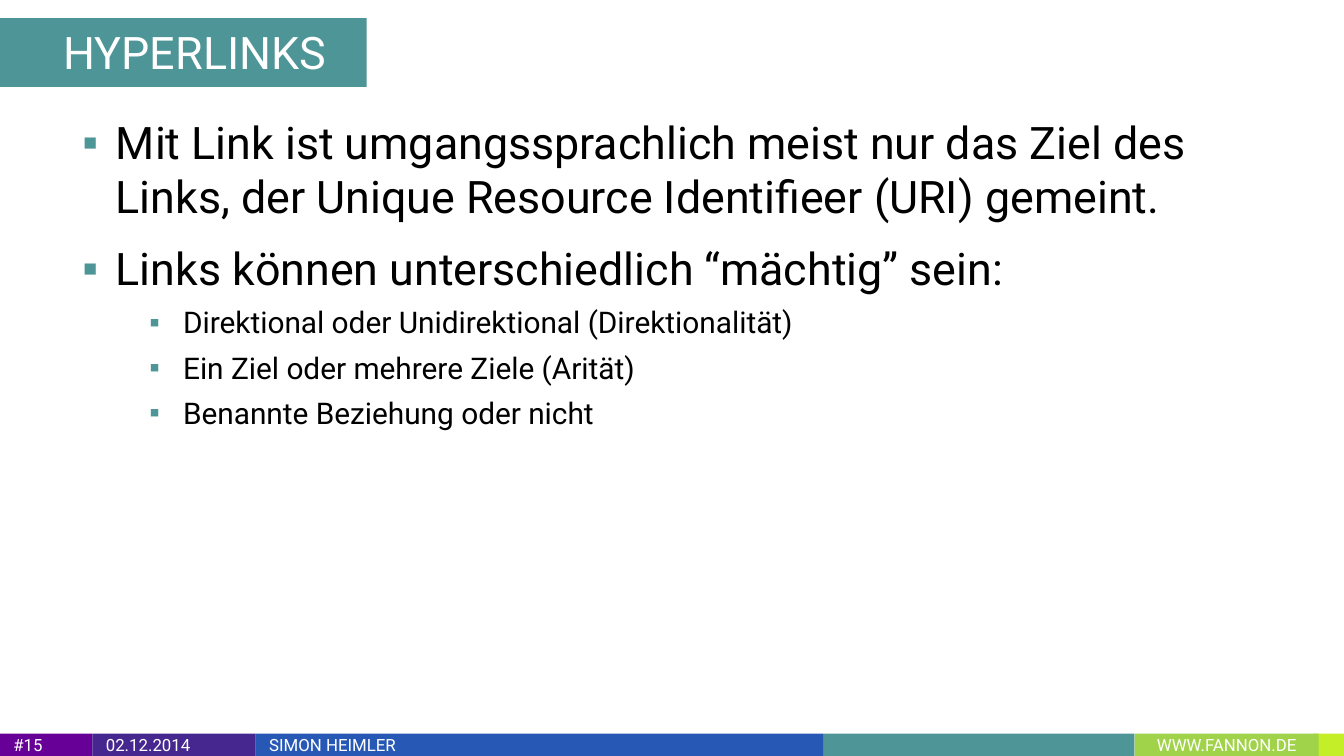
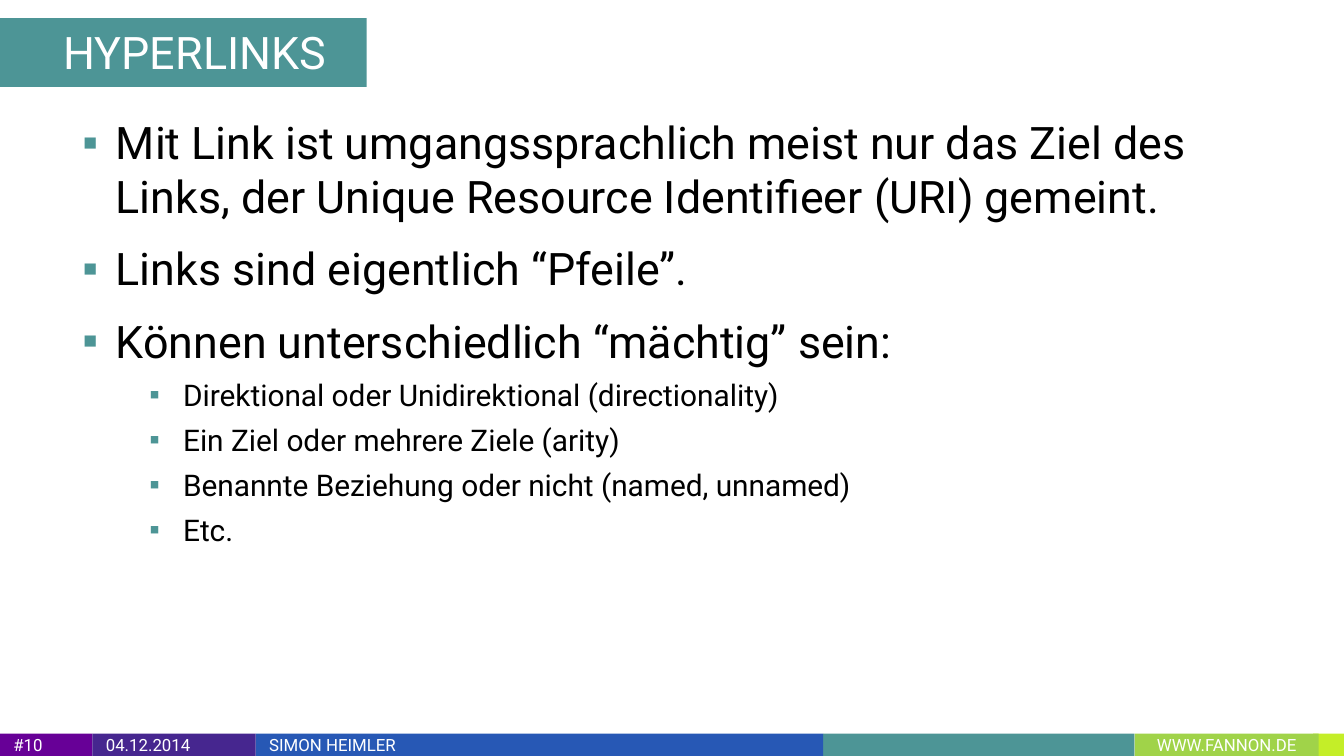
Before and after one commit to Fannon/SemanticWebParadigmen, a slide deck: slide 10 of Semantic Web Paradigmen PPT.pptx (slide 15 before the commit). Drawn at 1344x756 pixels with LibreOffice and Linux fonts; fonts in the diff are those of the drawing. Boxes give left, top, right and bottom in pixels: in the first picture for what was removed or moved away, otherwise in the second. Text is boxed around its words. In the diff, an @@ line names an element or a change of style, - is before the commit and + after.

```diff
--- a/Semantic Web Paradigmen PPT.pptx
+++ b/Semantic Web Paradigmen PPT.pptx
@@ text at (116,251,891,542): text changed @@
-▪ Links können unterschiedlich “mächtig” sein:
-  ▪ Direktional oder Unidirektional (Direktionalität)
-  ▪ Ein Ziel oder mehrere Ziele (Arität)
-  ▪ Benannte Beziehung oder nicht
+▪ Links sind eigentlich “Pfeile”.
+▪ Können unterschiedlich “mächtig” sein:
+  ▪ Direktional oder Unidirektional (directionality)
+  ▪ Ein Ziel oder mehrere Ziele (arity)
+  ▪ Benannte Beziehung oder nicht (named, unnamed)
+  ▪ Etc.
@@ page number at (13,739,42,751): text changed @@
-#15
+#10
@@ text in rectangle at (106,739,190,751): text changed @@
-02.12.2014
+04.12.2014
```
Also in this commit, not shown: 44 other slides changed, 5 slides added, 1 slide removed, 3 other files.
